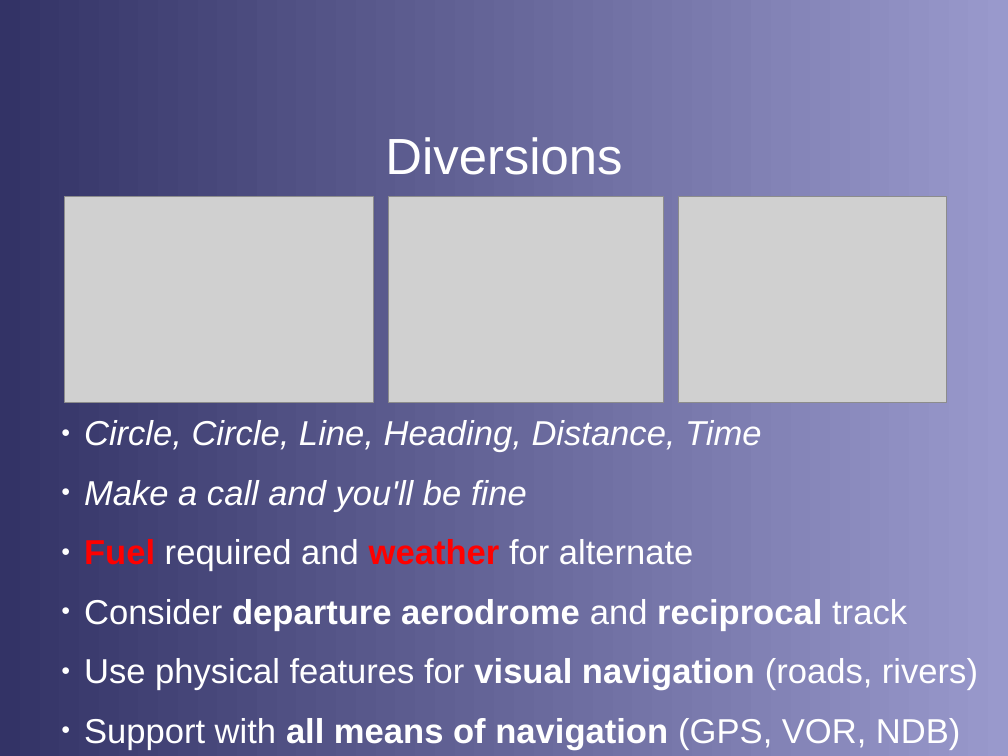
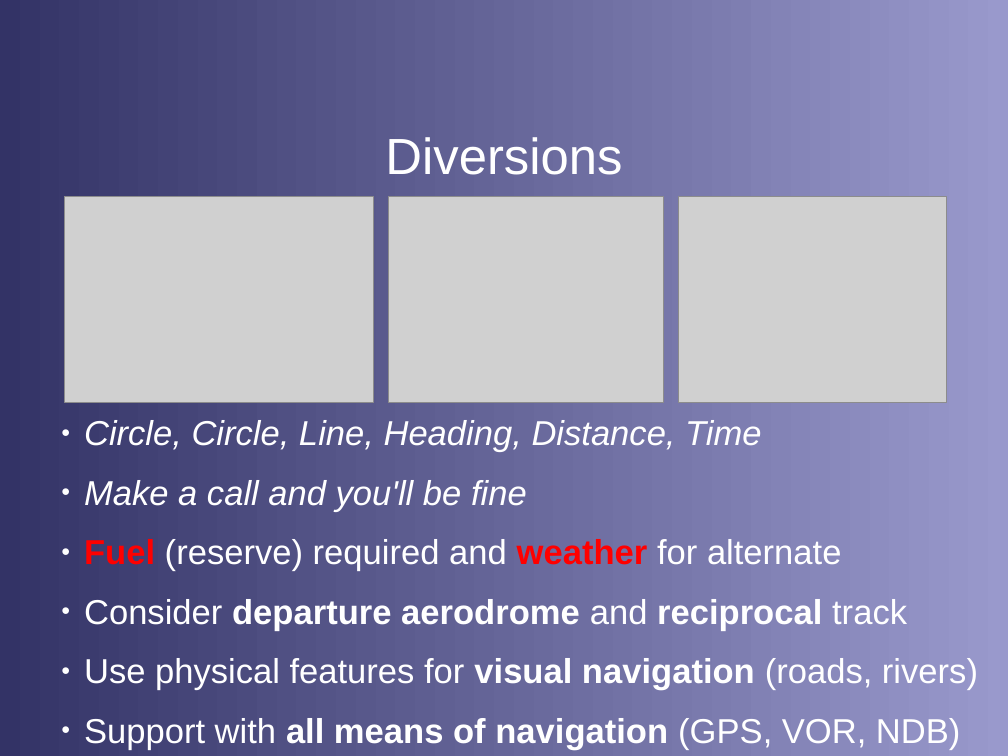
Before and after one commit to stephanheinemann/flight, a slide deck: slide 12 of FI/Navigation/Navigation.odp (slide 10 before the commit). Drawn at 1008x756 pixels with LibreOffice and Linux fonts; fonts in the diff are those of the drawing; grey boxes stand for pictures; background and template pictures are left out. Boxes give left, top, right and bottom in pixels: in the first picture for what was removed or moved away, otherwise in the second. Text is boxed around its words. In the diff, an @@ line names an element or a change of style, - is before the commit and + after.

```diff
--- a/FI/Navigation/Navigation.odp
+++ b/FI/Navigation/Navigation.odp
@@ text at (84,539,841,571): text changed @@
-● Fuel required and weather for alternate
+● Fuel (reserve) required and weather for alternate
```
Also in this commit, not shown: 2 other slides changed, 5 slides added, 1 slide removed, 3 other files.
